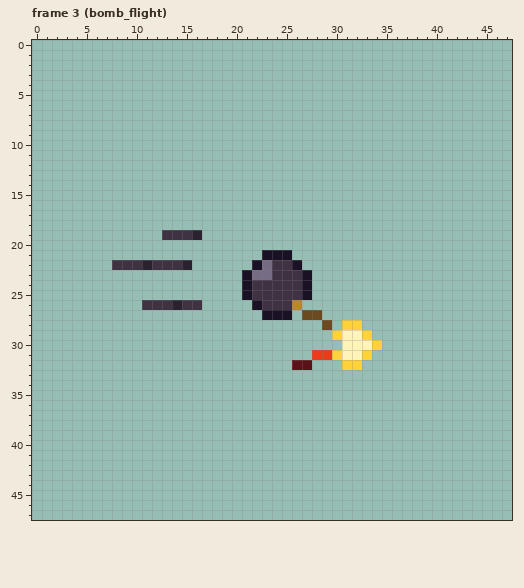
Two states of a pixel-art file, assets/source/vfx/explosion/vfx_01.ase. That is the earlier state.
48x48 pixels, 11 frames. Colours within 5 levels of each other are drawn and written as one. Shown: frame 3 (bomb_flight). The commit also changed other frames, which this record leaves out.
And afterwards:
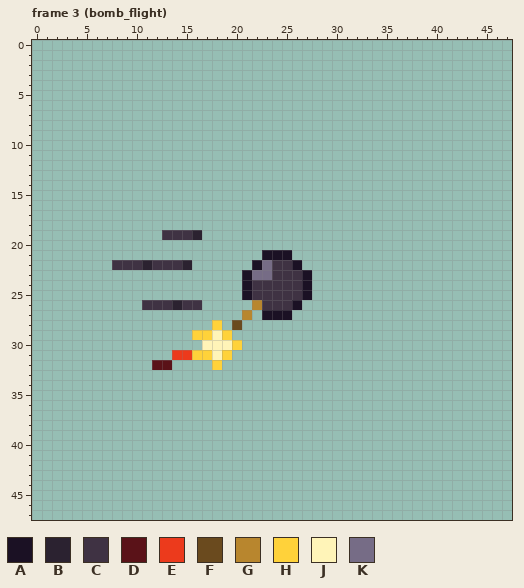
Palette (. is transparent): A #1b1124  B #2b2230  C #3f3243  D #5a1218  E #ec3a1c  F #6a4a1e  G #b8862e  H #ffd23a  J #fff4b8  K #766c86
Changes in this commit:
Changed rows in their new state; - is an unchanged pixel.
Frame 3 (bomb_flight):
first column x 12:
26 ----------G---A--------
27 ---------G-----..------
28 ------H-F--------.-..--
29 ----HHJH----------....-
30 -----JJJH----------....
31 --EEHHJH--------......-
32 DD----H-------..---..--
